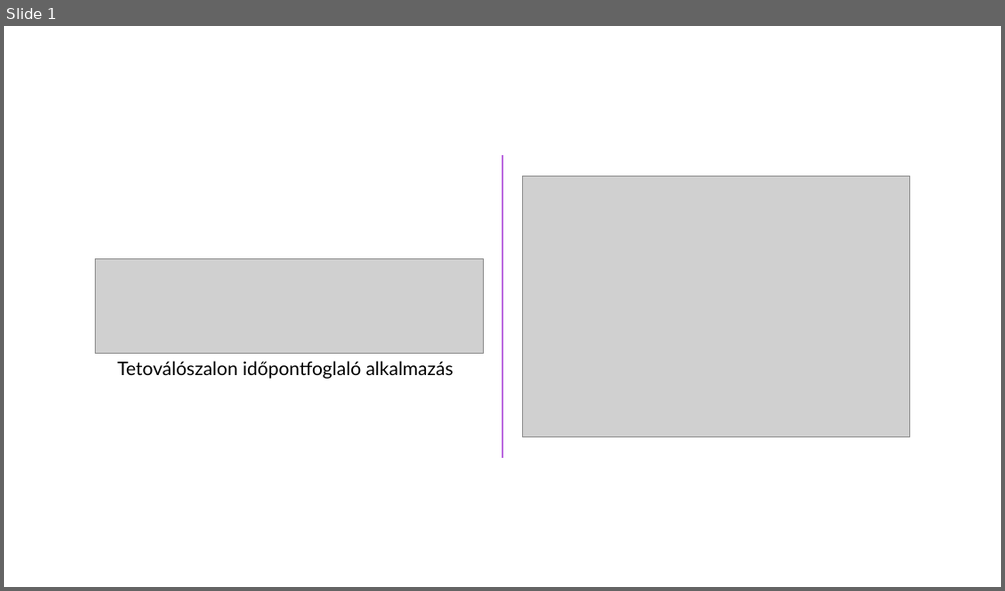
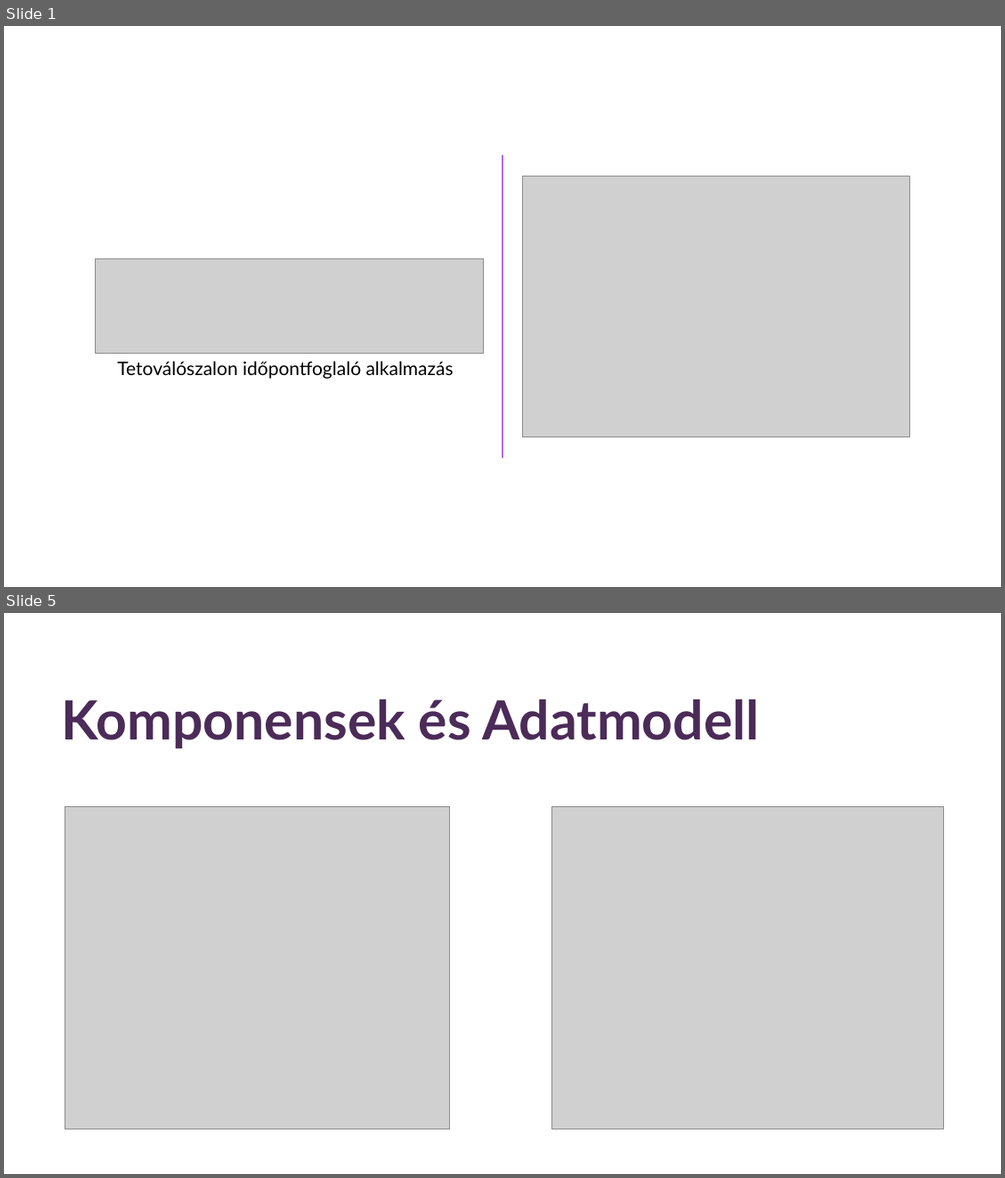
Before and after one commit to szabrokkoli/tattoolink, a slide deck: docs/tattoolink.pptx. Shown one above the other, each under a label of ours: slide 1 before the commit, slides 1 and 5 after it; the slides between them are not shown. The pictures are 1005x591 and 1005x1178 pixels, drawn with LibreOffice and Linux fonts; fonts in the diff are those of the drawing; grey boxes stand for pictures. Boxes give left, top, right and bottom in pixels: in the first picture for what was removed or moved away, otherwise in the second. Text is boxed around its words. In the diff, an @@ line names an element or a change of style, - is before the commit and + after.

```diff
--- a/docs/tattoolink.pptx
+++ b/docs/tattoolink.pptx
@@ slide 5 added at (4,613,1001,1174), background #FFFFFF @@
@@ title added at (62,699,759,748), 52 pt, text #4B2B58, bold @@
+Komponensek és Adatmodell
@@ picture added at (65,807,449,1129) @@
@@ picture added at (552,807,944,1129) @@
```
Also in this commit, not shown: 2 slides changed, 2 other slides added, 2 slides removed, 34 other files.
